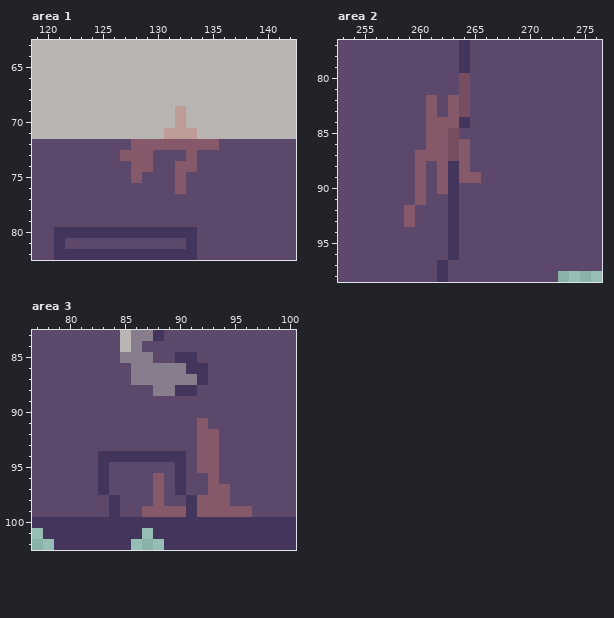
Edited in one commit: pixel-art file (__aseprite__/spaceship.aseprite). This is how it looked before the edit.
320x162 pixels, 1 frame. Colours within 5 levels of each other are drawn and written as one. Shown: area 1: x 119..142, y 63..82; area 2: x 253..276, y 77..98; area 3: x 77..100, y 83..102. The commit also changed other parts of the picture, which this record leaves out.
Once edited:
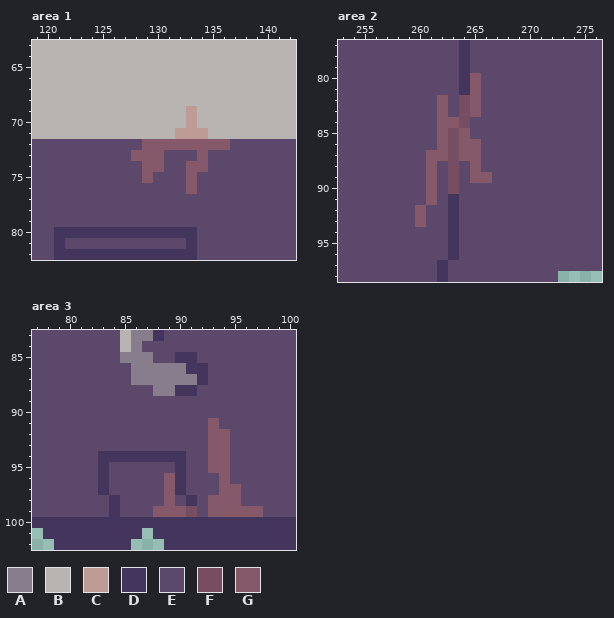
Palette (. is transparent): A #887d8d  B #b8b4b2  C #be9b95  D #44355d  E #5c486a  F #774d62  G #86596a
Change:
Area 1, layer "Layer 8":
y 69..70: x 132..133 CB -> BC
y 71: x 131 C -> B; x 134 B -> C
y 72: x 128 G -> E; x 136 E -> G
y 73: x 127 G -> E; x 130 E -> G; x 133..134 GE -> EG
y 74: x 128 G -> E; x 130 E -> G; x 132 G -> E; x 134 E -> G
y 75: x 128..129 GE -> EG; x 132..133 GE -> EG
y 76: x 132..133 GE -> EG
Area 2, layer "Layer 8":
y 80..81: x 264..265 FE -> DG
y 82..83: x 261..263 GEG -> EGE; x 265 E -> G
y 84: x 261 G -> E; x 264 D -> F
y 85: x 261 G -> E; x 264 E -> G
y 86: x 261 G -> E; x 265 E -> G
y 87: x 260 G -> E; x 265 E -> G
y 88: x 260..265 GEGDGE -> EGEFEG
y 89: x 260..264 GEGDG -> EGEFE; x 266 E -> G
y 90: x 260..263 GEGD -> EGEF
y 91: x 260..261 GE -> EG
y 92..93: x 259..260 GE -> EG
Area 3, layer "Layer 8":
y 91: x 92..93 GE -> EG
y 92..95: x 92 G -> E; x 94 E -> G
y 96: x 88..89 GE -> EG; x 93..94 GE -> EG
y 97: x 88..89 GE -> EG; x 93 G -> E; x 95 E -> G
y 98: x 88..89 GE -> EG; x 92 G -> E; x 95 E -> G
y 99: x 87 G -> E; x 91..92 DG -> FE; x 97 E -> G
Boxes around the changes in both pictures, in picture pixels (x1, y1, x2, y2):
changed: (120, 106, 230, 194)
changed: (404, 73, 492, 227)
changed: (142, 418, 263, 517)
